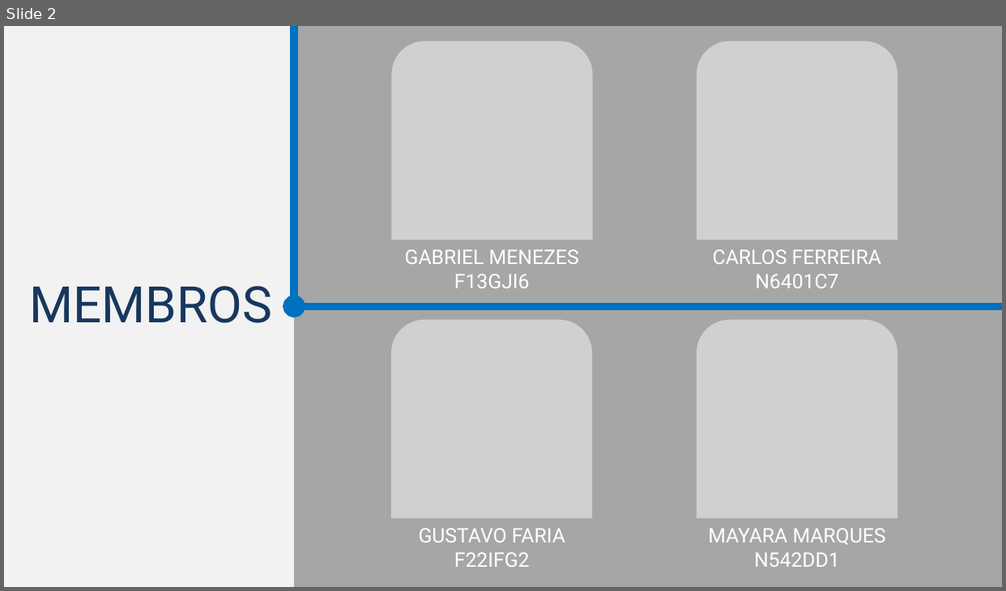
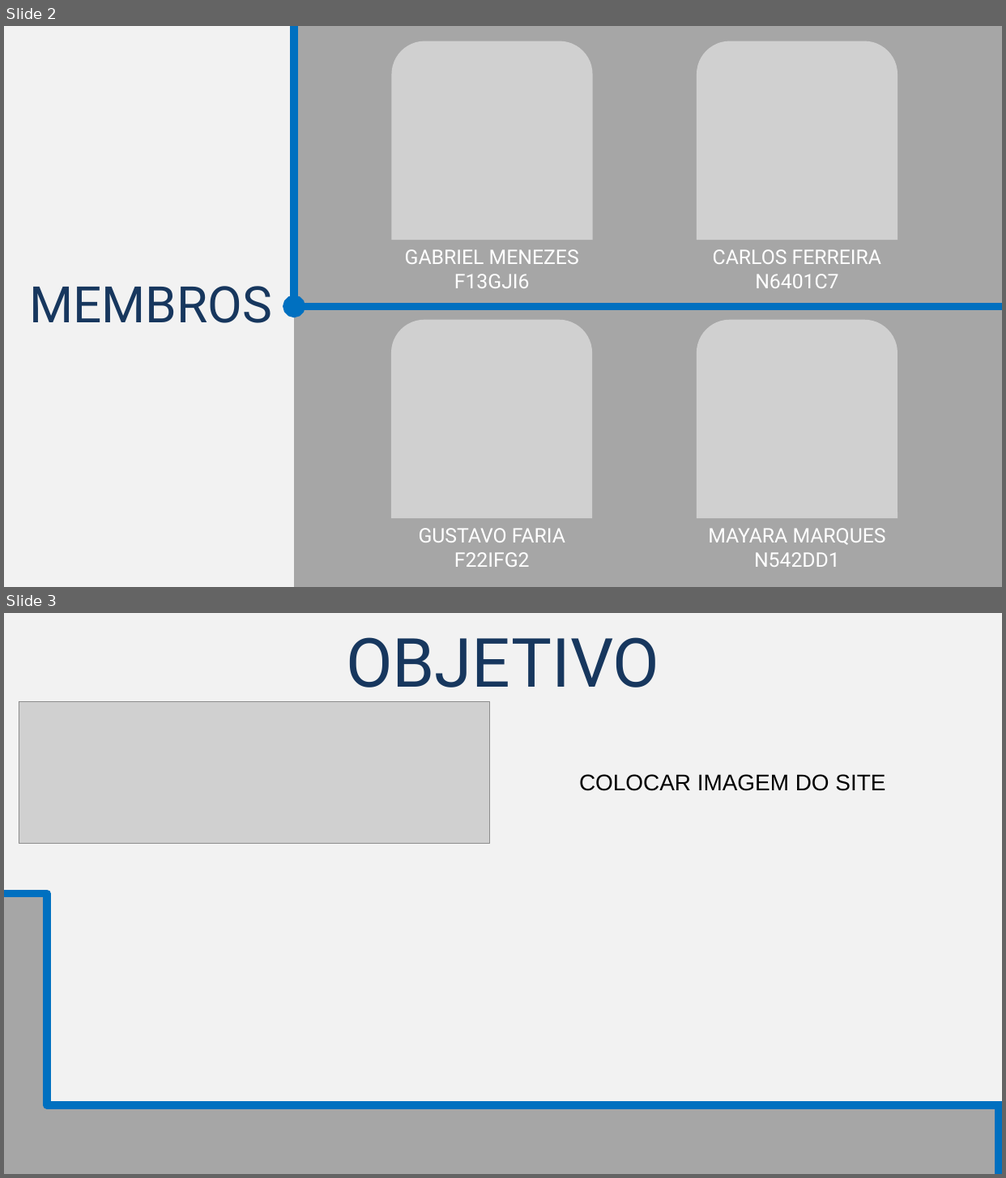
Before and after one commit to TR0NZ0D/Brazil-Career-Hub, a slide deck: Files/TCC - Final/Apresentacao_Final.pptx. Shown one above the other, each under a label of ours: slide 2 before the commit, slides 2 and 3 after it. The pictures are 1006x591 and 1006x1178 pixels, drawn with LibreOffice and Linux fonts; fonts in the diff are those of the drawing; grey boxes stand for pictures. Boxes give left, top, right and bottom in pixels: in the first picture for what was removed or moved away, otherwise in the second. Text is boxed around its words. In the diff, an @@ line names an element or a change of style, - is before the commit and + after.

```diff
--- a/Files/TCC - Final/Apresentacao_Final.pptx
+++ b/Files/TCC - Final/Apresentacao_Final.pptx
@@ slide 3 added at box(4, 613, 1002, 1174), background #F2F2F2 @@
@@ title added at box(346, 637, 659, 703), 54 pt, text #17375E @@
+OBJETIVO
@@ picture added at box(19, 702, 490, 843) @@
@@ text added at box(579, 774, 885, 791), 18 pt, text #000000 @@
+COLOCAR IMAGEM DO SITE
@@ rectangle added at box(4, 894, 47, 1174), fill #A6A6A6 @@
@@ elbow line added from (4, 894) to (1002, 1105), #0070C0 6 pt @@
@@ rectangle added at box(19, 1105, 999, 1174), fill #A6A6A6 @@
@@ line added from (999, 1174) to (999, 1105), #0070C0 6 pt @@
```
Also in this commit, not shown: 10 slides changed, 3 other slides added, 1 other file.
